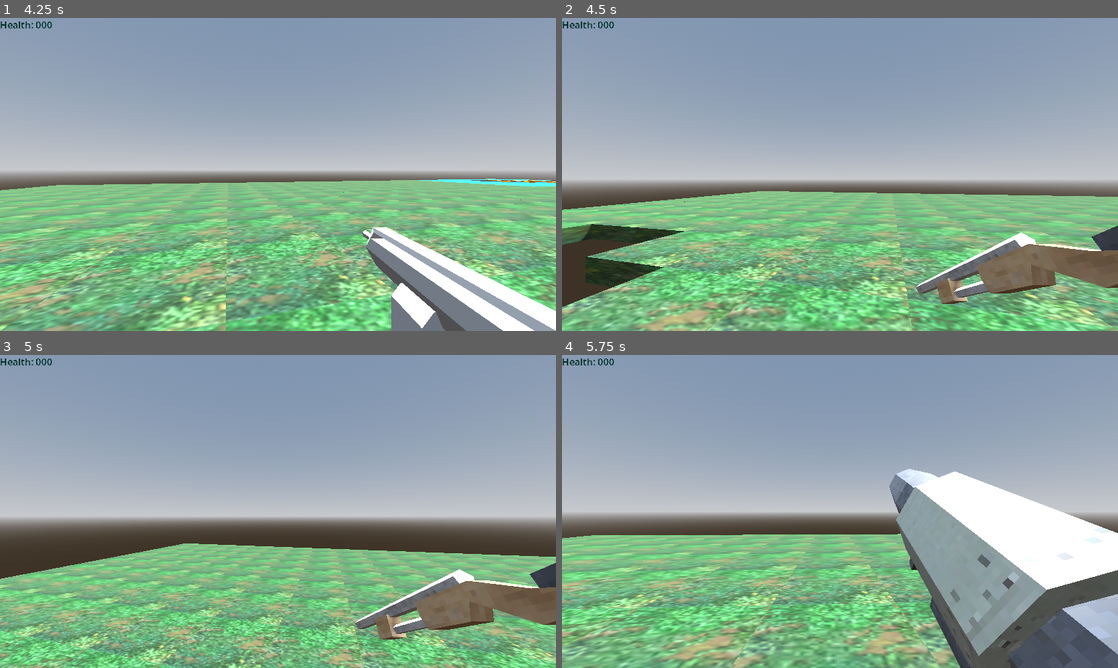
Above: before the commit, frames 1-4 (two rows, left to right).
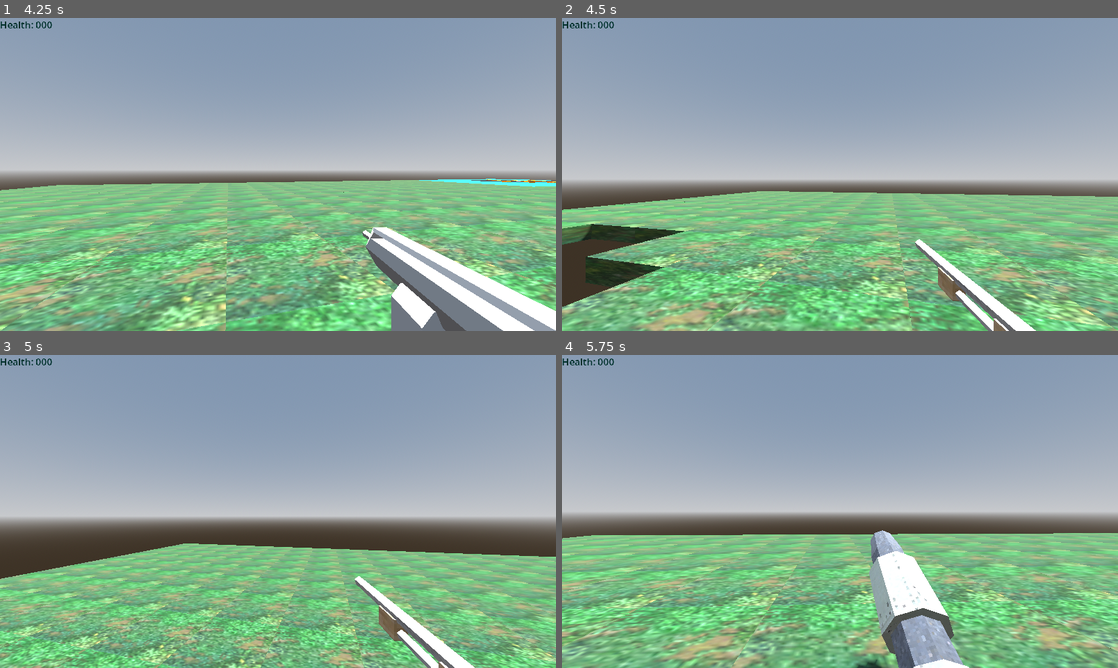
Above: after the commit, the same moments.

Repository: steelx/3d-train-fps
Game: Godot game, scene res://scenes/Level_1.tscn
Two runs of this game, one before a commit and one after it. Both use one fixed random seed, a clock stepped at 60 frames per second and the inputs below.
Inputs (mouse positions are in pixels of both pictures, inside the frame that each line leads up to):
- Up to frame 1 (4.25 s): tap Enter at 0.5 s; move the mouse to (305, 174) at 0.52 s; hold W (move_forward) from 0.53 s (still down); click (305, 174) at 0.6 s; tap Space (jump) at 0.77, 1.52, 3.02, 3.77 s; move the mouse to (250, 174) at 1.27 s; click (250, 174) at 1.35 s; move the mouse to (289, 168) at 2.02 s; tap 0 at 2.1 s; click (289, 168) at 2.3 s; move the mouse to (272, 180) at 2.77 s; tap 1 at 2.85 s; click (272, 180) at 3.05 s; move the mouse to (316, 177) at 3.52 s; tap 2 at 3.6 s; click (316, 177) at 3.8 s
- Up to frame 2 (4.5 s): keep holding W (move_forward); move the mouse to (795, 171) at 4.27 s; tap 3 at 4.35 s
- Up to frame 3 (5 s): keep holding W (move_forward); tap Space (jump) at 4.52 s; click (233, 508) at 4.55 s
- Up to frame 4 (5.75 s): keep holding W (move_forward); move the mouse to (845, 511) at 5.02 s; tap 4 at 5.1 s; click (845, 511) at 5.3 s

Frame 1 is identical in both runs. In frame 2, 5.4% of the frame differs, in the area x 63-100%, y 66-100%; in frame 3, 5.4%; in frame 4, 23%, in the area x 52-100%, y 36-100%.

Commit message:
fix: better weapon Muzzle fire

Diff:
--- a/scenes/components/WeaponManager.tscn
+++ b/scenes/components/WeaponManager.tscn
@@ -192,7 +192,36 @@
 "idle": SubResource("Animation_71sd2")
 }
 
-[sub_resource type="Animation" id="Animation_gwd4n"]
+[sub_resource type="Animation" id="Animation_ve1gf"]
+resource_name = "idle"
+length = 2.0
+loop_mode = 1
+tracks/0/type = "value"
+tracks/0/imported = false
+tracks/0/enabled = true
+tracks/0/path = NodePath("Model:position")
+tracks/0/interp = 1
+tracks/0/loop_wrap = true
+tracks/0/keys = {
+"times": PackedFloat32Array(0, 1, 2),
+"transitions": PackedFloat32Array(1, 1, 1),
+"update": 0,
+"values": [Vector3(0, 0, -0.0307238), Vector3(0, 0, 0), Vector3(0, 0, -0.0307238)]
+}
+tracks/1/type = "value"
+tracks/1/imported = false
+tracks/1/enabled = true
+tracks/1/path = NodePath("Model:rotation")
+tracks/1/interp = 1
+tracks/1/loop_wrap = true
+tracks/1/keys = {
+"times": PackedFloat32Array(0, 1, 2),
+"transitions": PackedFloat32Array(1, 1, 1),
+"update": 0,
+"values": [Vector3(0, 0, 0), Vector3(-0.0872665, 0, 0), Vector3(0, 0, 0)]
+}
+
+[sub_resource type="Animation" id="Animation_k11ik"]
 length = 0.001
 tracks/0/type = "value"
 tracks/0/imported = false
@@ -219,7 +248,7 @@
 "values": [Vector3(0, 0, 0)]
 }
 
-[sub_resource type="Animation" id="Animation_npl2y"]
+[sub_resource type="Animation" id="Animation_h4tkc"]
 resource_name = "attack"
 length = 0.4
 tracks/0/type = "value"
@@ -229,146 +258,118 @@
 tracks/0/interp = 1
 tracks/0/loop_wrap = true
 tracks/0/keys = {
-"times": PackedFloat32Array(0, 0.3, 0.4),
-"transitions": PackedFloat32Array(1, 1, 1),
-"update": 0,
-"values": [Vector3(0, 0.490719, 0), Vector3(0, 0.490719, 0), Vector3(0, 0.490719, 0.0512345)]
-}
-tracks/1/type = "value"
-tracks/1/imported = false
-tracks/1/enabled = true
-tracks/1/path = NodePath("Model:rotation")
-tracks/1/interp = 1
-tracks/1/loop_wrap = true
-tracks/1/keys = {
-"times": PackedFloat32Array(0, 0.3, 0.4),
-"transitions": PackedFloat32Array(1, 1, 1),
-"update": 0,
-"values": [Vector3(0, 0, 0), Vector3(0.0326726, 0, 0), Vector3(0.0326726, 0, 0)]
-}
-
-[sub_resource type="Animation" id="Animation_4lig5"]
+"times": PackedFloat32Array(0, 0.2, 0.4),
+"transitions": PackedFloat32Array(1, 1, 1),
+"update": 0,
+"values": [Vector3(0, 0, 0), Vector3(0, -0.0482804, 0.131673), Vector3(0, 0, 0)]
+}
+tracks/1/type = "value"
+tracks/1/imported = false
+tracks/1/enabled = true
+tracks/1/path = NodePath("Model:rotation")
+tracks/1/interp = 1
+tracks/1/loop_wrap = true
+tracks/1/keys = {
+"times": PackedFloat32Array(0, 0.2, 0.4),
+"transitions": PackedFloat32Array(1, 1, 1),
+"update": 0,
+"values": [Vector3(0, 0, 0), Vector3(0.0523599, 0, 0), Vector3(0, 0, 0)]
+}
+
+[sub_resource type="AnimationLibrary" id="AnimationLibrary_hjoas"]
+_data = {
+"RESET": SubResource("Animation_k11ik"),
+"attack": SubResource("Animation_h4tkc"),
+"idle": SubResource("Animation_ve1gf")
+}
+
+[sub_resource type="Animation" id="Animation_8gtyd"]
 resource_name = "idle"
-loop_mode = 1
-tracks/0/type = "value"
-tracks/0/imported = false
-tracks/0/enabled = true
-tracks/0/path = NodePath("Model:position")
-tracks/0/interp = 1
-tracks/0/loop_wrap = true
-tracks/0/keys = {
-"times": PackedFloat32Array(0, 1),
-"transitions": PackedFloat32Array(1, 1),
-"update": 0,
-"values": [Vector3(0, 0.313876, -0.125467), Vector3(0, 0.313876, -0.125467)]
-}
-tracks/1/type = "value"
-tracks/1/imported = false
-tracks/1/enabled = true
-tracks/1/path = NodePath("Model:rotation")
-tracks/1/interp = 1
-tracks/1/loop_wrap = true
-tracks/1/keys = {
-"times": PackedFloat32Array(0, 1),
-"transitions": PackedFloat32Array(1, 1),
-"update": 0,
-"values": [Vector3(-0.629192, 0, 0), Vector3(-0.642614, 0.0180642, 0)]
-}
-
-[sub_resource type="AnimationLibrary" id="AnimationLibrary_gbpse"]
+length = 2.0
+tracks/0/type = "value"
+tracks/0/imported = false
+tracks/0/enabled = true
+tracks/0/path = NodePath("Model:position")
+tracks/0/interp = 1
+tracks/0/loop_wrap = true
+tracks/0/keys = {
+"times": PackedFloat32Array(0, 1, 2),
+"transitions": PackedFloat32Array(1, 1, 1),
+"update": 0,
+"values": [Vector3(0, -0.373075, -1.18945), Vector3(0, -0.373075, -1.18945), Vector3(0, -0.373075, -1.18945)]
+}
+tracks/1/type = "value"
+tracks/1/imported = false
+tracks/1/enabled = true
+tracks/1/path = NodePath("Model:rotation")
+tracks/1/interp = 1
+tracks/1/loop_wrap = true
+tracks/1/keys = {
+"times": PackedFloat32Array(0, 1, 2),
+"transitions": PackedFloat32Array(1, 1, 1),
+"update": 0,
+"values": [Vector3(0, 0, 0), Vector3(-0.0174533, 0, 0), Vector3(0, 0, 0)]
+}
+
+[sub_resource type="Animation" id="Animation_orqxj"]
+length = 0.001
+tracks/0/type = "value"
+tracks/0/imported = false
+tracks/0/enabled = true
+tracks/0/path = NodePath("Model:position")
+tracks/0/interp = 1
+tracks/0/loop_wrap = true
+tracks/0/keys = {
+"times": PackedFloat32Array(0),
+"transitions": PackedFloat32Array(1),
+"update": 0,
+"values": [Vector3(0, -0.373075, -1.18945)]
+}
+tracks/1/type = "value"
+tracks/1/imported = false
+tracks/1/enabled = true
+tracks/1/path = NodePath("Model:rotation")
+tracks/1/interp = 1
+tracks/1/loop_wrap = true
+tracks/1/keys = {
+"times": PackedFloat32Array(0),
+"transitions": PackedFloat32Array(1),
+"update": 0,
+"values": [Vector3(0, 0, 0)]
+}
+
+[sub_resource type="Animation" id="Animation_d7see"]
+resource_name = "attack"
+tracks/0/type = "value"
+tracks/0/imported = false
+tracks/0/enabled = true
+tracks/0/path = NodePath("Model:position")
+tracks/0/interp = 1
+tracks/0/loop_wrap = true
+tracks/0/keys = {
+"times": PackedFloat32Array(0, 0.3, 1),
+"transitions": PackedFloat32Array(1, 1, 1),
+"update": 0,
+"values": [Vector3(0, -0.373075, -1.18945), Vector3(0, -0.469635, -1.40891), Vector3(0, -0.373075, -1.18945)]
+}
+tracks/1/type = "value"
+tracks/1/imported = false
+tracks/1/enabled = true
+tracks/1/path = NodePath("Model:rotation")
+tracks/1/interp = 1
+tracks/1/loop_wrap = true
+tracks/1/keys = {
+"times": PackedFloat32Array(0, 0.3, 1),
+"transitions": PackedFloat32Array(1, 1, 1),
+"update": 0,
+"values": [Vector3(0, 0, 0), Vector3(0.449736, 0, 0), Vector3(0, 0, 0)]
+}
+
+[sub_resource type="AnimationLibrary" id="AnimationLibrary_at0ya"]
 _data = {
-"RESET": SubResource("Animation_gwd4n"),
-"attack": SubResource("Animation_npl2y"),
-"idle": SubResource("Animation_4lig5")
-}
-
-[sub_resource type="Animation" id="Animation_p31lq"]
-length = 0.001
-tracks/0/type = "value"
-tracks/0/imported = false
-tracks/0/enabled = true
-tracks/0/path = NodePath("Model:position")
-tracks/0/interp = 1
-tracks/0/loop_wrap = true
-tracks/0/keys = {
-"times": PackedFloat32Array(0),
-"transitions": PackedFloat32Array(1),
-"update": 0,
-"values": [Vector3(0, -1.48611, -0.349673)]
-}
-tracks/1/type = "value"
-tracks/1/imported = false
-tracks/1/enabled = true
-tracks/1/path = NodePath("Model:rotation")
-tracks/1/interp = 1
-tracks/1/loop_wrap = true
-tracks/1/keys = {
-"times": PackedFloat32Array(0),
-"transitions": PackedFloat32Array(1),
-"update": 0,
-"values": [Vector3(-0.982638, 0, 0)]
-}
-
-[sub_resource type="Animation" id="Animation_xvuwh"]
-resource_name = "attack"
-tracks/0/type = "value"
-tracks/0/imported = false
-tracks/0/enabled = true
-tracks/0/path = NodePath("Model:position")
-tracks/0/interp = 1
-tracks/0/loop_wrap = true
-tracks/0/keys = {
-"times": PackedFloat32Array(0, 0.5, 1),
-"transitions": PackedFloat32Array(1, 1, 1),
-"update": 0,
-"values": [Vector3(0, 0.279595, 0), Vector3(0, 0.726222, -0.408154), Vector3(0, 0.695962, -0.350534)]
-}
-tracks/1/type = "value"
-tracks/1/imported = false
-tracks/1/enabled = true
-tracks/1/path = NodePath("Model:rotation")
-tracks/1/interp = 1
-tracks/1/loop_wrap = true
-tracks/1/keys = {
-"times": PackedFloat32Array(0, 0.5, 1),
-"transitions": PackedFloat32Array(1, 1, 1),
-"update": 0,
-"values": [Vector3(-0.991696, 0, 0), Vector3(0.836798, 0, 0), Vector3(0.871373, 0, 0)]
-}
-
-[sub_resource type="Animation" id="Animation_nmjil"]
-resource_name = "idle"
-loop_mode = 1
-tracks/0/type = "value"
-tracks/0/imported = false
-tracks/0/enabled = true
-tracks/0/path = NodePath("Model:position")
-tracks/0/interp = 1
-tracks/0/loop_wrap = true
-tracks/0/keys = {
-"times": PackedFloat32Array(0),
-"transitions": PackedFloat32Array(1),
-"update": 0,
-"values": [Vector3(0, 0.0674535, -0.459591)]
-}
-tracks/1/type = "value"
-tracks/1/imported = false
-tracks/1/enabled = true
-tracks/1/path = NodePath("Model:rotation")
-tracks/1/interp = 1
-tracks/1/loop_wrap = true
-tracks/1/keys = {
-"times": PackedFloat32Array(0),
-"transitions": PackedFloat32Array(1),
-"update": 0,
-"values": [Vector3(0.389889, 0, 0)]
-}
-
-[sub_resource type="AnimationLibrary" id="AnimationLibrary_db0hl"]
-_data = {
-"RESET": SubResource("Animation_p31lq"),
-"attack": SubResource("Animation_xvuwh"),
-"idle": SubResource("Animation_nmjil")
+"RESET": SubResource("Animation_orqxj"),
+"attack": SubResource("Animation_d7see"),
+"idle": SubResource("Animation_8gtyd")
 }
 
 [node name="WeaponManager" type="Node3D"]
@@ -420,6 +421,9 @@
 
 [node name="Shotgun" type="Node3D" parent="Weapons"]
 visible = false
+script = ExtResource("3_wcgjg")
+ammo = 50
+attack_rate = 0.7
 
 [node name="Model" parent="Weapons/Shotgun" instance=ExtResource("4_cufb5")]
 transform = Transform3D(0.5, 0, 0, 0, 0.5, 0, 0, 0, 0.5, 0, 0, 0)
@@ -427,30 +431,48 @@
 [node name="AnimationPlayer" type="AnimationPlayer" parent="Weapons/Shotgun"]
 autoplay = "idle"
 libraries = {
-"": SubResource("AnimationLibrary_gbpse")
+"": SubResource("AnimationLibrary_hjoas")
 }
 
 [node name="BulletEmitters" type="Marker3D" parent="Weapons/Shotgun"]
 transform = Transform3D(1, 0, 0, 0, 1, 0, 0, 0, 1, 0, 0.0709423, -0.982846)
 
 [node name="HitScanBullterEmitter" parent="Weapons/Shotgun/BulletEmitters" instance=ExtResource("5_dl15m")]
+transform = Transform3D(0.999328, 0, -0.0366437, 0, 1, 0, 0.0366437, 0, 0.999328, 0, 0, 0)
+
+[node name="HitScanBullterEmitter2" parent="Weapons/Shotgun/BulletEmitters" instance=ExtResource("5_dl15m")]
+transform = Transform3D(0.999657, 0, 0.0261769, 0, 1, 0, -0.0261769, 0, 0.999657, 0, 0, 0)
+
+[node name="HitScanBullterEmitter3" parent="Weapons/Shotgun/BulletEmitters" instance=ExtResource("5_dl15m")]
+transform = Transform3D(0.999048, 0, 0.0436194, 0, 1, 0, -0.0436194, 0, 0.999048, 0, 0, 0)
+
+[node name="MuzzleFlash" parent="Weapons/Shotgun" instance=ExtResource("6_vjvj2")]
+transform = Transform3D(1, 0, 0, 0, 1, 0, 0, 0, 1, 0, 0.0697191, -0.972719)
+muzzle_variant = 2
 
 [node name="RocketLauncher" type="Node3D" parent="Weapons"]
 visible = false
+script = ExtResource("3_wcgjg")
+damage = 40
+ammo = 5
+attack_rate = 1.5
 
 [node name="Model" parent="Weapons/RocketLauncher" instance=ExtResource("5_dukq6")]
-transform = Transform3D(0.5, 0, 0, 0, 0.277415, 0.415982, 0, -0.415982, 0.277415, 0, -1.48611, -0.349673)
+transform = Transform3D(0.5, 0, 0, 0, 0.5, 0, 0, 0, 0.5, 0, -0.373075, -1.18945)
 
 [node name="AnimationPlayer" type="AnimationPlayer" parent="Weapons/RocketLauncher"]
-autoplay = "idle"
 libraries = {
-"": SubResource("AnimationLibrary_db0hl")
+"": SubResource("AnimationLibrary_at0ya")
 }
 
 [node name="BulletEmitters" type="Marker3D" parent="Weapons/RocketLauncher"]
-transform = Transform3D(1, 0, 0, 0, 1, 0, 0, 0, 1, 0, 0, 0.238759)
+transform = Transform3D(1, 0, 0, 0, 1, 0, 0, 0, 1, 0, 0.294044, -2.10365)
 
 [node name="HitScanBullterEmitter" parent="Weapons/RocketLauncher/BulletEmitters" instance=ExtResource("5_dl15m")]
+
+[node name="MuzzleFlash" parent="Weapons/RocketLauncher" instance=ExtResource("6_vjvj2")]
+transform = Transform3D(1, 0, 0, 0, 1, 0, 0, 0, 1, 0, 0.289682, -2.098)
+muzzle_variant = 3
 
 [node name="CanvasLayer" type="CanvasLayer" parent="Weapons"]
 
@@ -465,3 +487,5 @@
 
 [connection signal="body_entered" from="Weapons/Machete/Model/Area3D" to="." method="_on_machete_body_entered"]
 [connection signal="e_fired" from="Weapons/MachineGun" to="Weapons/MachineGun/MuzzleFlash" method="_on_machine_gun_e_fired"]
+[connection signal="e_fired" from="Weapons/Shotgun" to="Weapons/Shotgun/MuzzleFlash" method="_on_shotgun_e_fired"]
+[connection signal="e_fired" from="Weapons/RocketLauncher" to="Weapons/RocketLauncher/MuzzleFlash" method="_on_rocket_launcher_e_fired"]
--- a/scenes/effects/MuzzleFlash.gd
+++ b/scenes/effects/MuzzleFlash.gd
@@ -1,10 +1,23 @@
 extends Node3D
+
+# display any one MuzzleFlash model from $muzzleflash1 to $muzzleflash3
+@onready var muzzle1 := $muzzleflash1
+@onready var muzzle2 := $muzzleflash2
+@onready var muzzle3 := $muzzleflash3
+
+var MUZZLE_VARIANTS: Array
+
+@export var muzzle_variant: int = 1:
+	set(val):
+		if val > 3 or val < 1:
+			muzzle_variant = 1
 
 @export var flash_time := 0.05
 var timer: Timer
 
 
 func _ready() -> void:
+	MUZZLE_VARIANTS = [muzzle1, muzzle2, muzzle3]
 	timer = Timer.new()
 	timer.set_wait_time(flash_time)
 	timer.set_one_shot(true)
@@ -13,10 +26,20 @@
 	hide()
 
 
+func toggle_muzzle_variant() -> void:
+	muzzle_variant = (muzzle_variant % 3) - 1
+	var muzzle: Node3D = MUZZLE_VARIANTS[muzzle_variant]
+	muzzle1.hide()
+	muzzle2.hide()
+	muzzle3.hide()
+	muzzle.show()
+
+
 func flash() -> void:
 	timer.start()
 	rotation.z = randf_range(0, 2 * PI)
 	show()
+	toggle_muzzle_variant()
 
 
 func on_flash_timeout() -> void:
@@ -25,3 +48,11 @@
 
 func _on_machine_gun_e_fired(_bullet_emitter: Node3D) -> void:
 	self.flash()
+
+
+func _on_shotgun_e_fired(_bullet_emitter: Node3D) -> void:
+	self.flash()
+
+
+func _on_rocket_launcher_e_fired(_bullet_emitter: Node3D) -> void:
+	self.flash()
--- a/scenes/effects/MuzzleFlash.tscn
+++ b/scenes/effects/MuzzleFlash.tscn
@@ -1,14 +1,22 @@
-[gd_scene load_steps=3 format=3 uid="uid://c82gloipj7xqo"]
+[gd_scene load_steps=5 format=3 uid="uid://c82gloipj7xqo"]
 
 [ext_resource type="PackedScene" uid="uid://cso5038pk3fk7" path="res://resources/weapons/muzzleflash1.glb" id="1_lhfjt"]
 [ext_resource type="Script" path="res://scenes/effects/MuzzleFlash.gd" id="1_wi0c5"]
+[ext_resource type="PackedScene" uid="uid://sd0usn70m285" path="res://resources/weapons/muzzleflash3.glb" id="2_361sc"]
+[ext_resource type="PackedScene" uid="uid://cocwcxa8svj08" path="res://resources/weapons/muzzleflash2.glb" id="3_2ew1b"]
 
 [node name="MuzzleFlash" type="Node3D"]
 script = ExtResource("1_wi0c5")
 
-[node name="muzzleflash1" parent="." instance=ExtResource("1_lhfjt")]
-transform = Transform3D(-0.5, 0, -7.54979e-08, 0, 0.5, 0, 7.54979e-08, 0, -0.5, 0, 0, 0)
-
 [node name="OmniLight3D" type="OmniLight3D" parent="."]
 light_color = Color(1, 1, 0.690196, 1)
 omni_range = 3.0
+
+[node name="muzzleflash3" parent="." instance=ExtResource("2_361sc")]
+transform = Transform3D(-0.5, 0, -4.37114e-08, 0, 0.5, 0, 4.37114e-08, 0, -0.5, 0, 0, -0.008)
+
+[node name="muzzleflash2" parent="." instance=ExtResource("3_2ew1b")]
+transform = Transform3D(-0.5, 0, -4.37114e-08, 0, 0.5, 0, 4.37114e-08, 0, -0.5, 0, 0, -0.008)
+
+[node name="muzzleflash1" parent="." instance=ExtResource("1_lhfjt")]
+transform = Transform3D(-0.5, 0, -7.54979e-08, 0, 0.5, 0, 7.54979e-08, 0, -0.5, 0, 0, -0.008)
--- a/scenes/player/Player.tscn
+++ b/scenes/player/Player.tscn
@@ -79,11 +79,11 @@
 transform = Transform3D(-1, 0, -8.74228e-08, 0, 1, 0, 8.74228e-08, 0, -1, 0, 0, 0)
 
 [node name="Skeleton3D" parent="Character/KayKit Animated Character2" index="0"]
-bones/0/rotation = Quaternion(-0.0164274, 0, 3.79835e-18, 0.999865)
-bones/1/rotation = Quaternion(0.0680694, 0, -1.39462e-17, 0.997681)
-bones/2/rotation = Quaternion(-0.679402, -0.198967, 0.677532, -0.199435)
+bones/0/rotation = Quaternion(-0.0116031, 0, 3.79845e-18, 0.999933)
+bones/1/rotation = Quaternion(0.0612895, -6.69785e-26, -1.53719e-17, 0.99812)
+bones/2/rotation = Quaternion(-0.681472, -0.190846, 0.680167, -0.191173)
 bones/3/rotation = Quaternion(0.606617, -0.606617, 0.36334, 0.36334)
-bones/4/rotation = Quaternion(-0.697292, 0.303273, 0.64581, 0.0688353)
+bones/4/rotation = Quaternion(-0.69959, 0.298286, 0.646114, 0.064312)
 bones/5/rotation = Quaternion(0.300506, -0.376591, 0.679877, 0.55285)
 
 [node name="AnimationTree" type="AnimationTree" parent="."]
